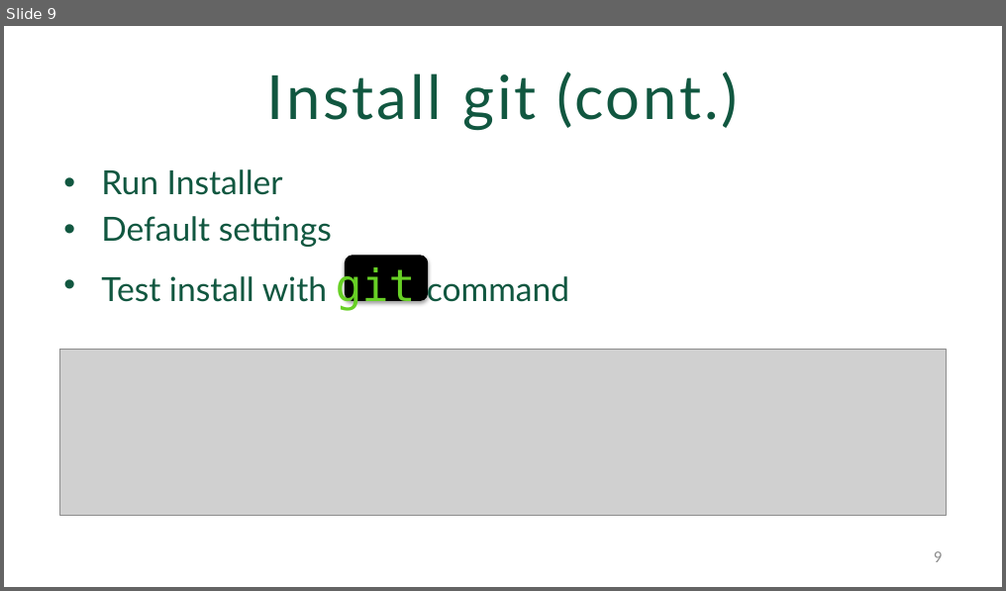
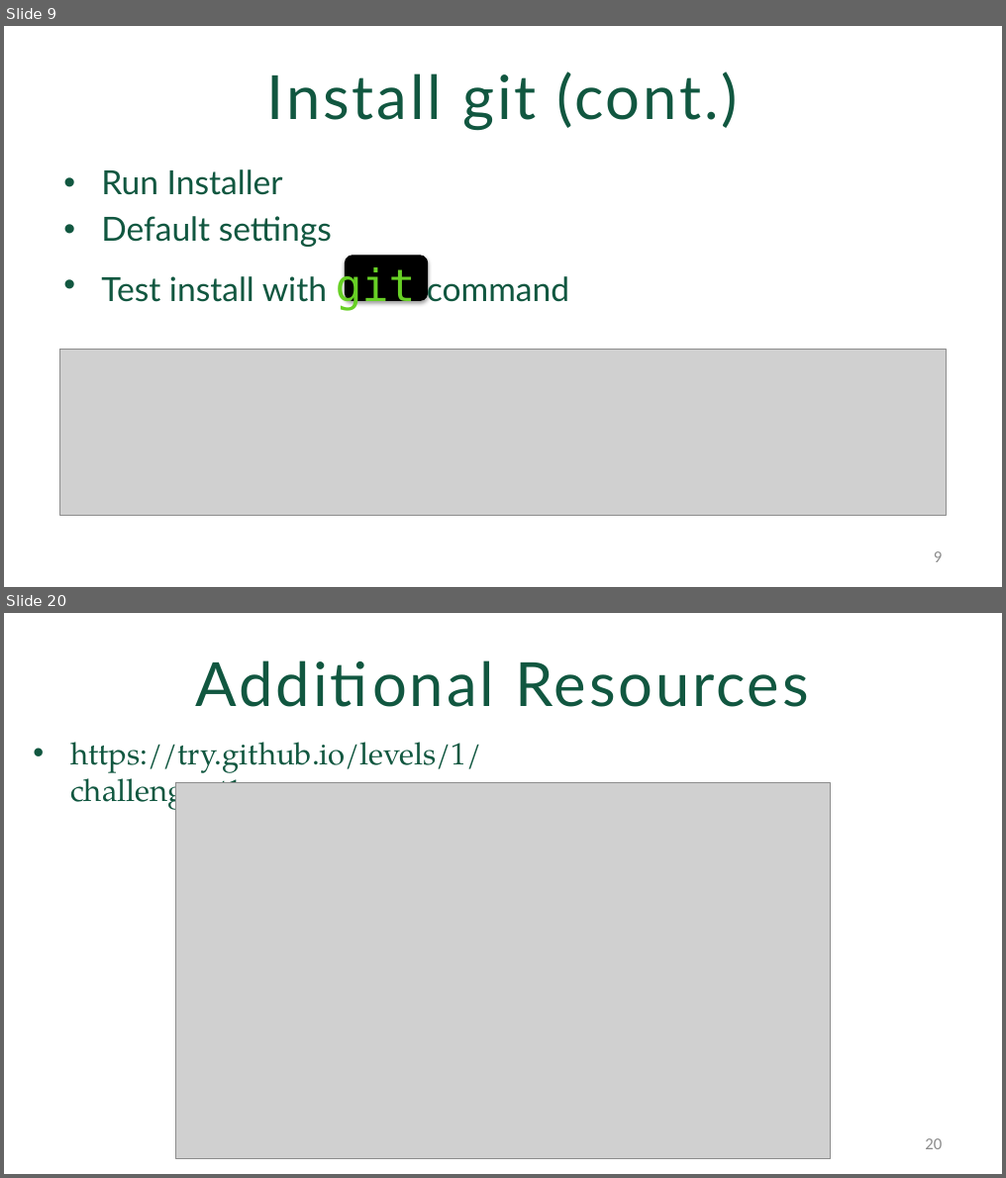
Before and after one commit to WilliamandMary-BUAD5082-Spring2017/Introduction-to-git-and-github, a slide deck: IntroToGit2017.pptx. Shown one above the other, each under a label of ours: slide 9 before the commit, slides 9 and 20 after it; the slides between them are not shown. The pictures are 1006x591 and 1006x1178 pixels, drawn with LibreOffice and Linux fonts; fonts in the diff are those of the drawing; grey boxes stand for pictures; background and template pictures are left out. Boxes give left, top, right and bottom in pixels: in the first picture for what was removed or moved away, otherwise in the second. Text is boxed around its words. In the diff, an @@ line names an element or a change of style, - is before the commit and + after.

```diff
--- a/IntroToGit2017.pptx
+++ b/IntroToGit2017.pptx
@@ slide 20 added at [4,613,1002,1174], background picture (left out) @@
@@ title added at [196,661,809,707], 44 pt, text #115740 @@
+Additional Resources
@@ text added at [70,742,481,814], 22.2 pt, text #115740 @@
+• https://try.github.io/levels/1/challenges/1
@@ picture added at [175,783,831,1158] @@
@@ page number added at [925,1139,942,1150], 12 pt, text #8C8C8C @@
+20
```
Also in this commit, not shown: 2 slides changed, 10 other slides added.
